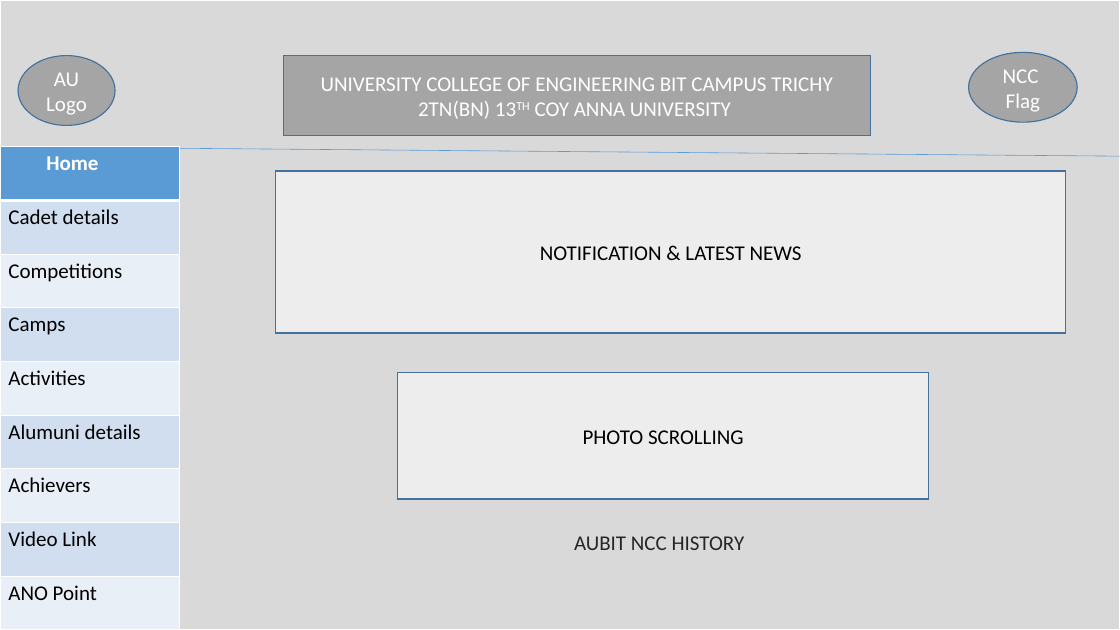
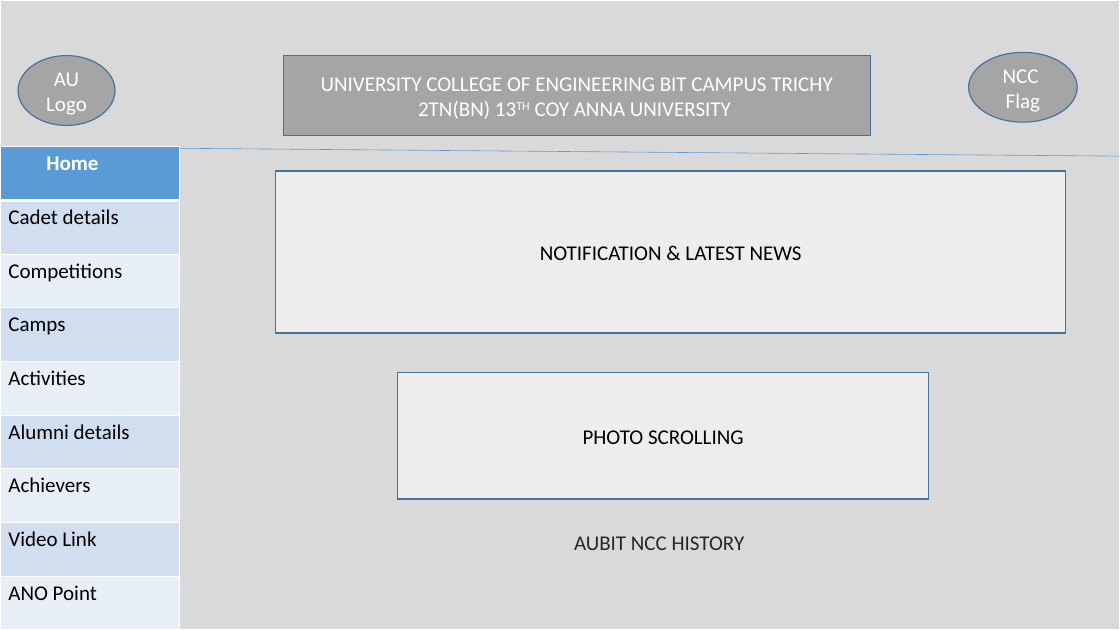
Before and after one commit to MohamedJakkariya/NCC_BIT_CAMPUS, a slide deck: slide 1 of docs/NCC WEB.pptx. Drawn at 1120x630 pixels with LibreOffice and Linux fonts; fonts in the diff are those of the drawing. Boxes give left, top, right and bottom in pixels: in the first picture for what was removed or moved away, otherwise in the second. Text is boxed around its words. In the diff, an @@ line names an element or a change of style, - is before the commit and + after.

```diff
--- a/docs/NCC WEB.pptx
+++ b/docs/NCC WEB.pptx
@@ table at (x1=0, y1=147, x2=180, y2=630) @@
-row 6, column 1: Alumuni details
+row 6, column 1: Alumni details
```
Also in this commit, not shown: 22 other files.
